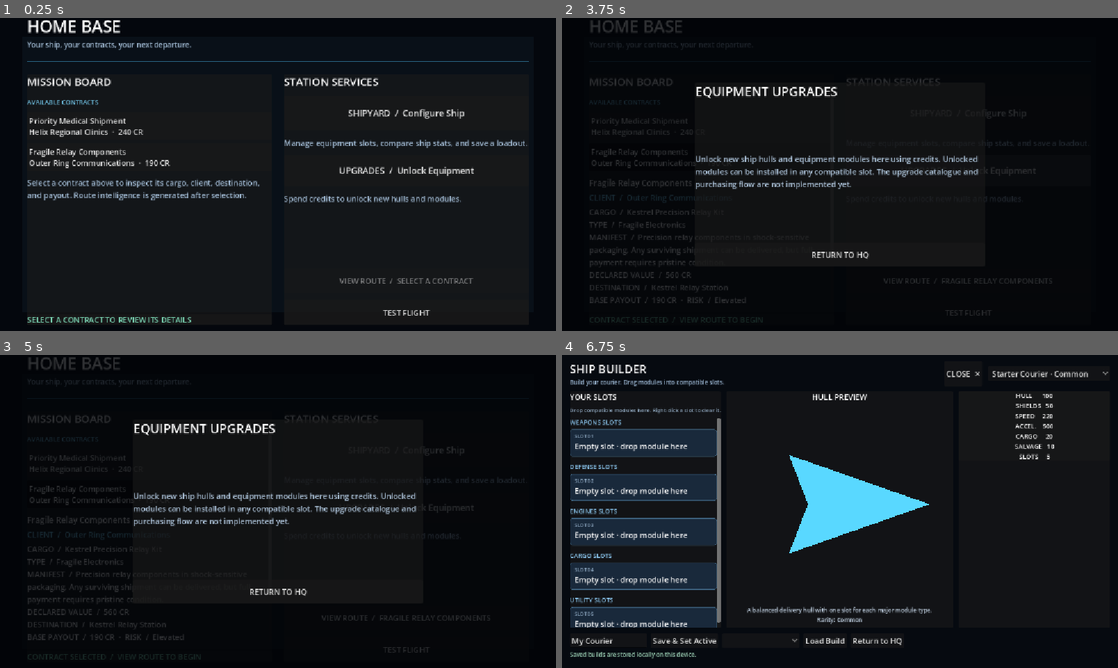
Above: before the commit, frames 1-4 (two rows, left to right).
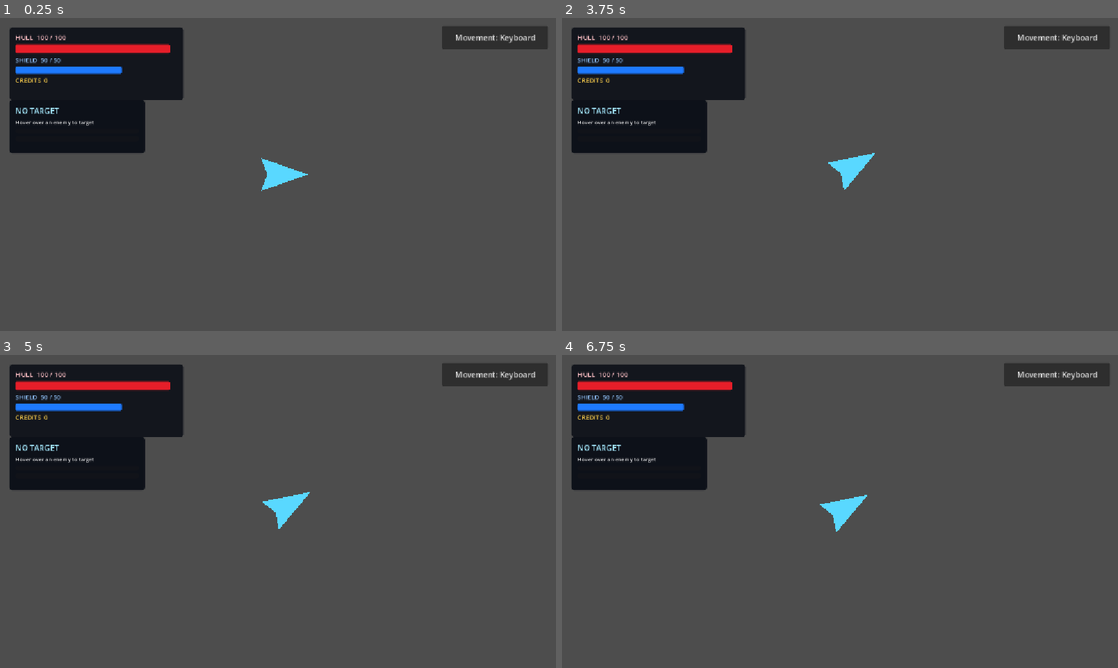
Above: after the commit, the same moments.

Repository: Bbran4/SpaceDelivery
Game: Godot game, scene res://scenes/mission_flight.tscn
Same seed, same stepped clock (60 frames per second), same inputs: the game is played once before the commit and once after it. This scene is started directly instead of the project's main scene.
Inputs (mouse positions are in pixels of both pictures, inside the frame that each line leads up to):
- Up to frame 1 (0.25 s): no input
- Up to frame 2 (3.75 s): click (712, 127) at 0.5 s, where only the run before the commit has a clickable "Priority Medical Shipment Hel…"; click (1056, 36) at 1.25 s, where only the run after the commit has a clickable "Movement: Keyboard"; click (1056, 36) at 2 s, where only the run after the commit has a clickable "Movement: Mouse"; click (712, 155) at 2.75 s, where only the run before the commit has a clickable "Fragile Relay Components Oute…"; click (967, 171) at 3.5 s, where only the run before the commit has a clickable "UPGRADES / Unlock Equipment"
- Up to frame 3 (5 s): click (405, 617) at 4.25 s, where only the run before the commit has a clickable "VIEW ROUTE / FRAGILE RELAY CO…"
- Up to frame 4 (6.75 s): click (967, 649) at 5 s, where only the run before the commit has a clickable "TEST FLIGHT"; click (840, 592) at 5.75 s, where only the run before the commit has a clickable "RETURN TO HQ"; click (967, 448) at 6.5 s, where only the run before the commit has a clickable "SHIPYARD / Configure Ship"

The runs differ from the first frame. In frame 1, 91% of the frame differs, in the area x 0-100%, y 0-100%; in frame 2, 90%; in frame 3, 90%; in frame 4, 93%.
Error after the commit: Parse Error: Cannot find member "CHOICE" in base "MissionRouteNode.NodeKind". (res://scripts/route_generator.gd:122)

Commit message:
Rename route choice node kind to service

Diff:
--- a/scripts/mission_route_node.gd
+++ b/scripts/mission_route_node.gd
@@ -6,7 +6,7 @@
 enum NodeKind {
 	START,
 	ENCOUNTER,
-	CHOICE,
+	SERVICE,
 	DESTINATION,
 }
 
